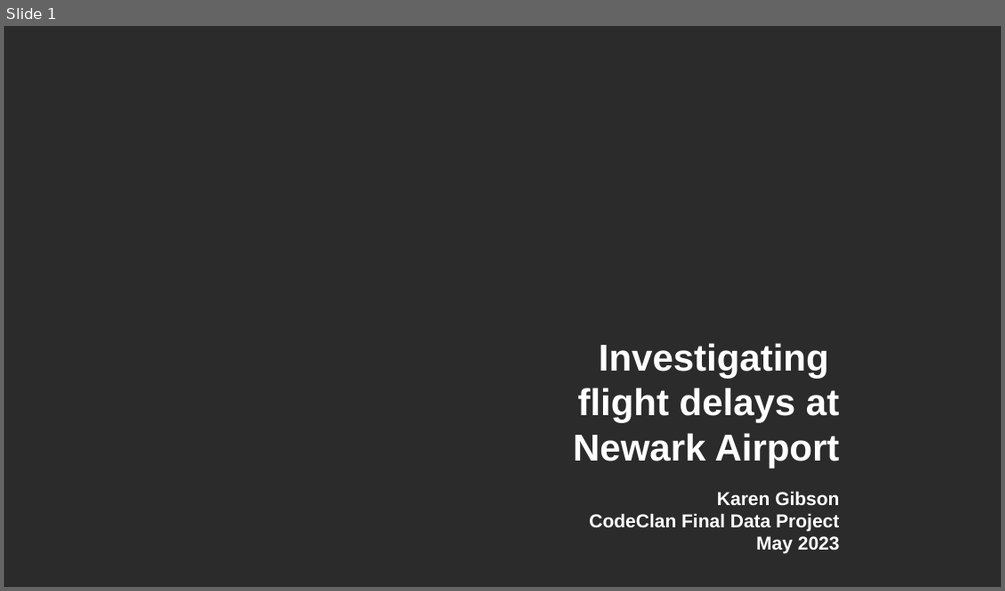
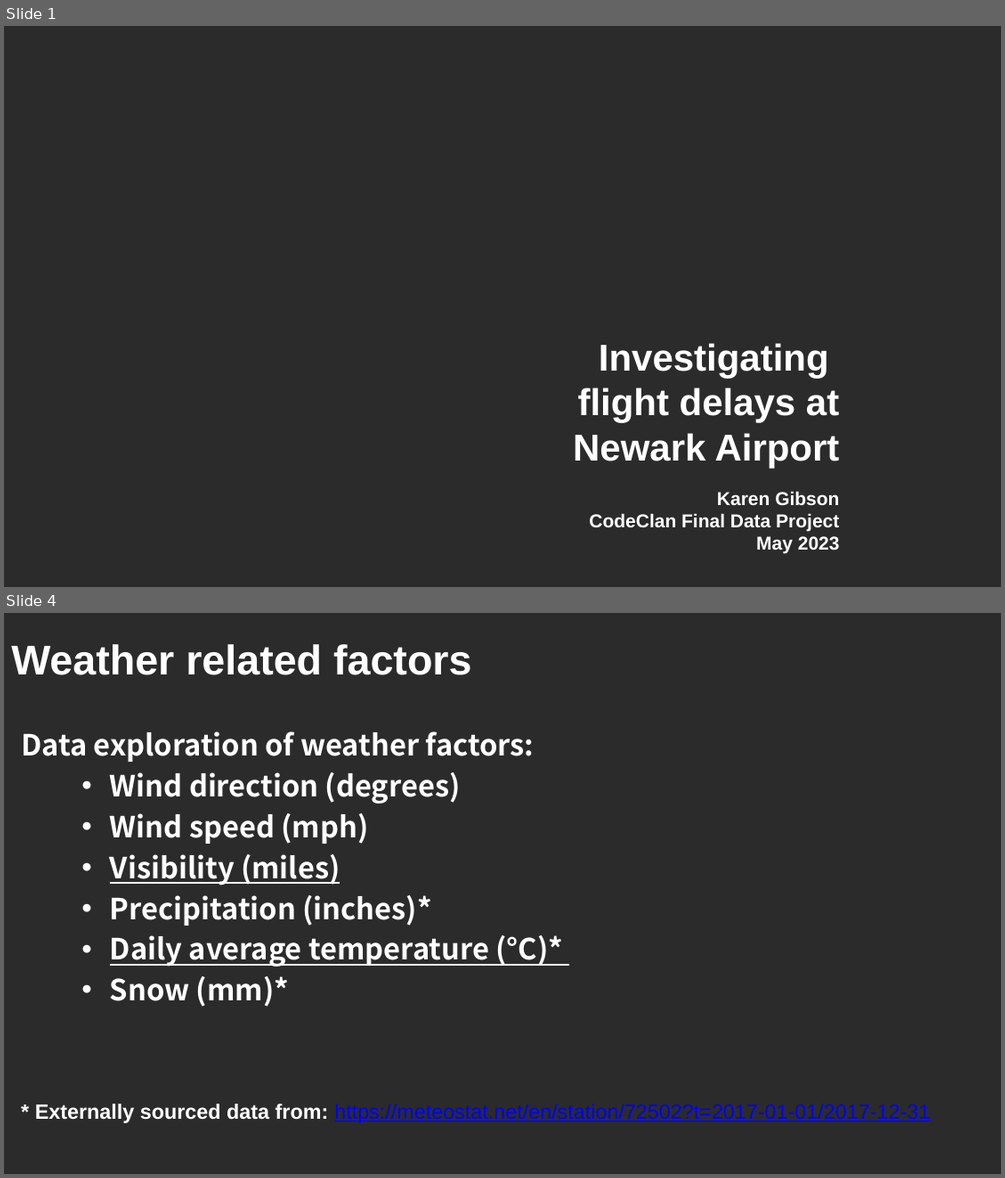
Before and after one commit to karenbgibson/final_project_flight_delays, a slide deck: investigating_flight_delays_newark.pptx. Shown one above the other, each under a label of ours: slide 1 before the commit, slides 1 and 4 after it; the slides between them are not shown. The pictures are 1005x591 and 1005x1178 pixels, drawn with LibreOffice and Linux fonts; fonts in the diff are those of the drawing; background and template pictures are left out; a plain dark background stands for a picture behind light text. Boxes give left, top, right and bottom in pixels: in the first picture for what was removed or moved away, otherwise in the second. Text is boxed around its words. In the diff, an @@ line names an element or a change of style, - is before the commit and + after.

```diff
--- a/investigating_flight_delays_newark.pptx
+++ b/investigating_flight_delays_newark.pptx
@@ slide 4 added at <box>4,613,1001,1174</box>, background picture (left out) @@
@@ title added at <box>11,644,471,675</box>, 40 pt, text #FFFFFF, bold @@
+Weather related factors
@@ text added at <box>21,731,930,1123</box>, 28 pt, text #FFFFFF, bold @@
+Data exploration of weather factors:
+  • Wind direction (degrees)
+  • Wind speed (mph)
+  • Visibility (miles)
+  • Precipitation (inches)*
+  • Daily average temperature (°C)*
+  • Snow (mm)*
+* Externally sourced data from: https://meteostat.net/en/station/72502?t=2017-01-01/2017-12-31
```
Also in this commit, not shown: 6 slides changed, 4 other slides added, 1 slide removed, 23 other files.
